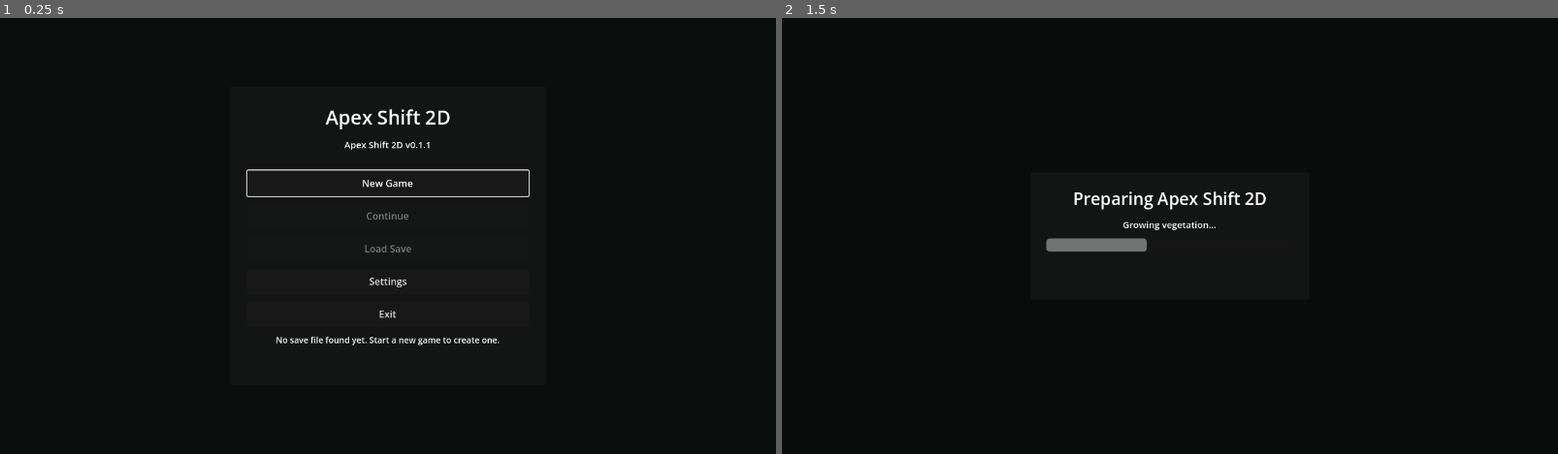
Above: before the commit, frames 1-2 (left to right).
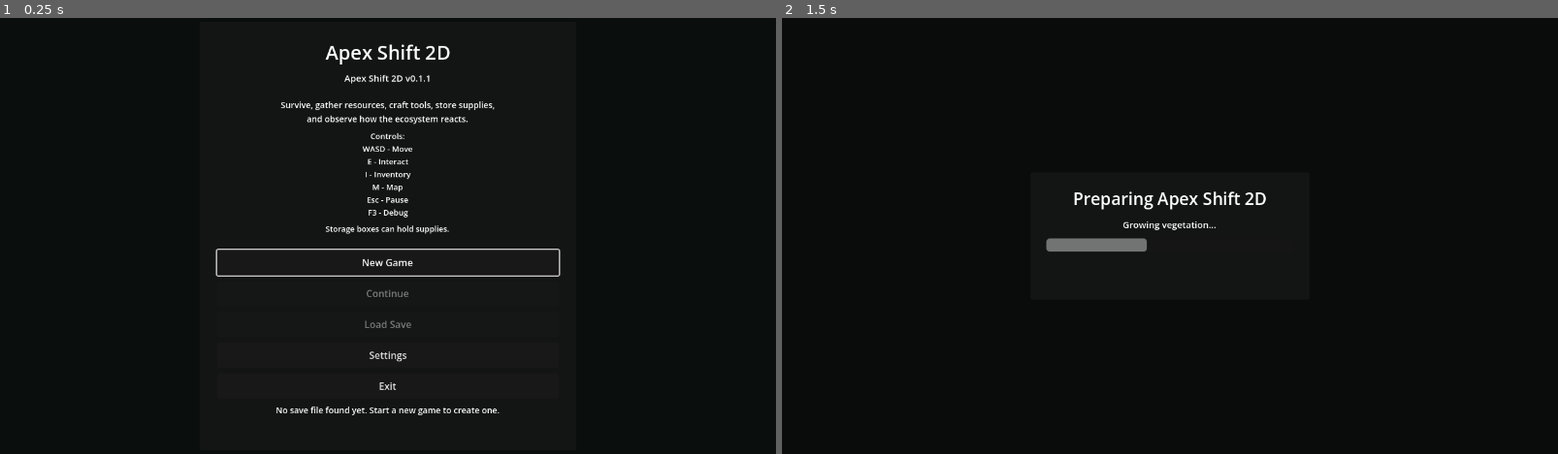
Above: after the commit, the same moments.

Repository: krisstoof/apex-shift-2d
Game: Godot game, scene res://scenes/ui/start_menu.tscn
Same seed, same stepped clock (60 frames per second), same inputs: the game is played once before the commit and once after it.
Inputs (mouse positions are in pixels of both pictures, inside the frame that each line leads up to):
- Up to frame 1 (0.25 s): no input
- Up to frame 2 (1.5 s): click "New Game" at 0.5 s; tap Enter at 1.25 s; move the mouse to (1340, 214) at 1.27 s; hold D (move_right) from 1.28 s (still down); hold Shift from 1.28 s (still down); click (1340, 214) at 1.42 s

The runs differ from the first frame. In frame 1, 3.0% of the frame differs, in the area x 27-73%, y 6-92%; in frame 2, nothing differs.

Commit message:
feature/#179 Add goal and controls text to start menu

Diff:
--- a/scripts/ui/start_menu.gd
+++ b/scripts/ui/start_menu.gd
@@ -4,9 +4,12 @@
 const SETTINGS_SCENE_PATH := "res://scenes/ui/settings_menu.tscn"
 const APP_VERSION := preload("res://scripts/systems/app_version.gd")
 
-const PANEL_SIZE := Vector2(520.0, 360.0)
+const PANEL_SIZE := Vector2(620.0, 520.0)
 const BUTTON_HEIGHT := 42.0
 const SIDE_MARGIN := 28.0
+const GAME_GOAL_TEXT := "Survive, gather resources, craft tools, store supplies,\nand observe how the ecosystem reacts."
+const CONTROLS_TEXT := "Controls:\nWASD - Move\nE - Interact\nI - Inventory\nM - Map\nEsc - Pause\nF3 - Debug"
+const STORAGE_HINT_TEXT := "Storage boxes can hold supplies."
 
 var main_panel: PanelContainer
 var new_game_button: Button
@@ -52,7 +55,7 @@
 	main_panel.add_child(main_margin)
 
 	var main_stack := VBoxContainer.new()
-	main_stack.add_theme_constant_override("separation", 12)
+	main_stack.add_theme_constant_override("separation", 9)
 	main_margin.add_child(main_stack)
 
 	var title := Label.new()
@@ -66,6 +69,14 @@
 	subtitle.horizontal_alignment = HORIZONTAL_ALIGNMENT_CENTER
 	subtitle.add_theme_font_size_override("font_size", 15)
 	main_stack.add_child(subtitle)
+
+	var info_spacer := Control.new()
+	info_spacer.custom_minimum_size = Vector2(0.0, 6.0)
+	main_stack.add_child(info_spacer)
+
+	_add_info_label(main_stack, GAME_GOAL_TEXT, 14)
+	_add_info_label(main_stack, CONTROLS_TEXT, 13)
+	_add_info_label(main_stack, STORAGE_HINT_TEXT, 13)
 
 	var spacer := Control.new()
 	spacer.custom_minimum_size = Vector2(0.0, 8.0)
@@ -81,7 +92,7 @@
 	status_label.horizontal_alignment = HORIZONTAL_ALIGNMENT_CENTER
 	status_label.autowrap_mode = TextServer.AUTOWRAP_WORD_SMART
 	status_label.add_theme_font_size_override("font_size", 14)
-	status_label.custom_minimum_size = Vector2(0.0, 56.0)
+	status_label.custom_minimum_size = Vector2(0.0, 48.0)
 	main_stack.add_child(status_label)
 
 
@@ -93,6 +104,17 @@
 	button.pressed.connect(callback)
 	stack.add_child(button)
 	return button
+
+
+func _add_info_label(stack: VBoxContainer, text: String, font_size: int = 14) -> Label:
+	var label := Label.new()
+	label.text = text
+	label.horizontal_alignment = HORIZONTAL_ALIGNMENT_CENTER
+	label.autowrap_mode = TextServer.AUTOWRAP_WORD_SMART
+	label.size_flags_horizontal = Control.SIZE_EXPAND_FILL
+	label.add_theme_font_size_override("font_size", font_size)
+	stack.add_child(label)
+	return label
 
 
 func _apply_panel_margins(container: MarginContainer) -> void:
